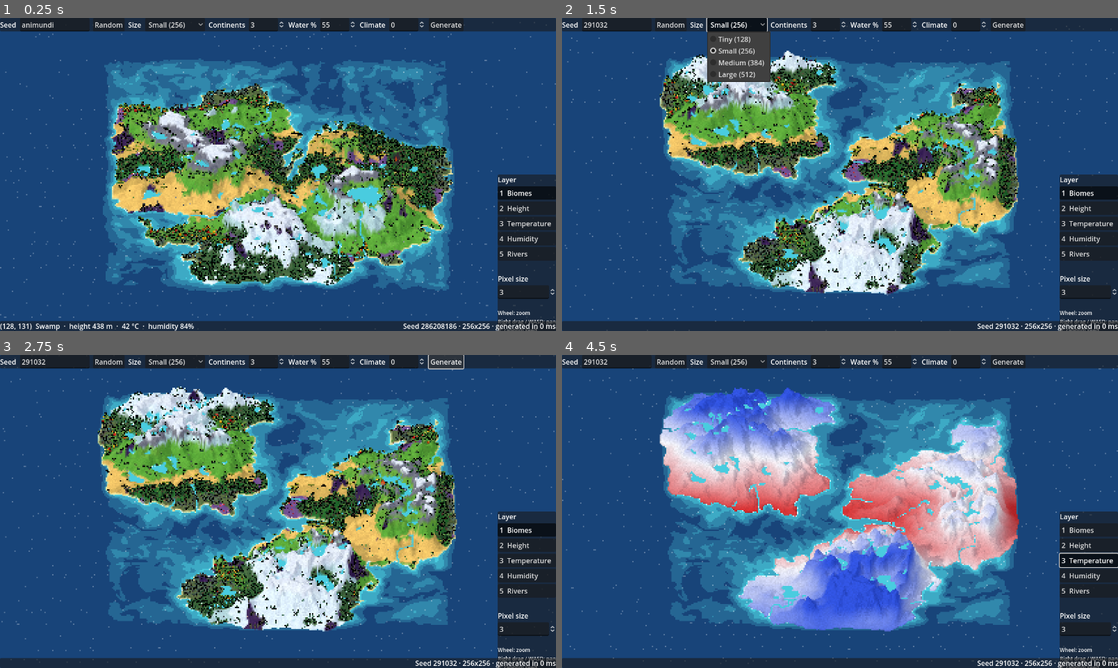
Above: before the commit, frames 1-4 (two rows, left to right).
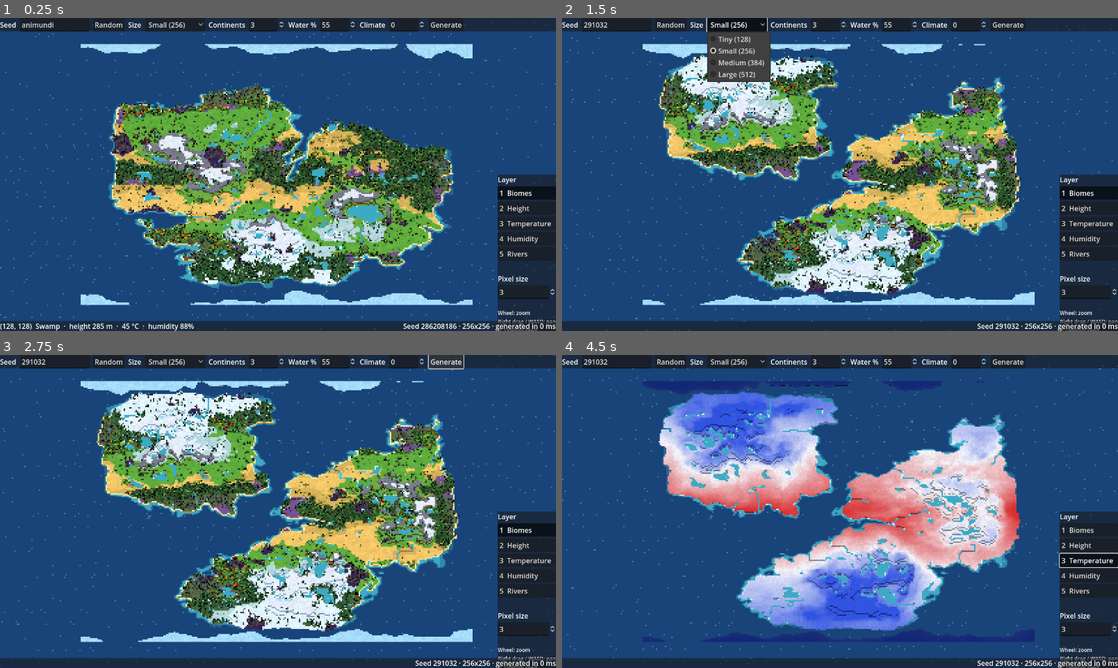
Above: after the commit, the same moments.

Repository: criptore/animundi
Game: Godot game, scene res://scenes/main.tscn
Same seed, same stepped clock (60 frames per second), same inputs: the game is played once before the commit and once after it.
Inputs:
- Up to frame 1 (0.25 s): no input
- Up to frame 2 (1.5 s): click "Random" at 0.5 s; click "Small (256)" at 1.25 s
- Up to frame 3 (2.75 s): click "Generate" at 2 s
- Up to frame 4 (4.5 s): click "1 Biomes" at 2.75 s; click "2 Height" at 3.5 s; click "3 Temperature" at 4.25 s

The runs differ from the first frame. In frame 1, 37% of the frame differs, in the area x 3-85%, y 8-100%; in frame 2, 36%; in frame 3, 37%; in frame 4, 32%.

Commit message:
Five-level terraced terrain, detailed plant sprites, remove Ratfolk
- World generation gains a levels stage: the heightmap is quantised into
  deep sea, shallow water, plain, hill and mountain, smoothed with a
  majority cellular automaton and constrained so neighbours differ by at
  most one level. Biomes follow the levels.
- The 3D terrain is built from flat terraces with dirt / rock cliff
  faces, about one tile per level; one water plane at sea level covers
  the sea, rivers and lakes.
- Tree and plant sprites are enlarged with Scale2x, outlines thinned to
  one pixel and detail painted (leaf texture, rim light, shading), so
  every sprite shares the characters' pixel density.
- Ratfolk are removed from the game, tools and docs (12 races).

Co-Authored-By: Claude Opus 5.5 <noreply@anthropic.com>
Claude-Session: https://claude.ai/code/session_01GoyuuhY9JrMPE9JVSkrvu8

Diff:
--- a/scripts/main.gd
+++ b/scripts/main.gd
@@ -24,7 +24,6 @@
 var _container := SubViewportContainer.new()
 var _viewport := SubViewport.new()
 var _terrain := MeshInstance3D.new()
-var _inland_water := MeshInstance3D.new()
 var _ocean := MeshInstance3D.new()
 var _vegetation := Node3D.new()
 var _camera := PixelCamera.new()
@@ -50,11 +49,9 @@
 
 	_style.add_lighting(_viewport)
 	_terrain.material_override = _style.terrain
-	_inland_water.material_override = _style.water
 	_ocean.material_override = _style.water
-	_inland_water.cast_shadow = GeometryInstance3D.SHADOW_CASTING_SETTING_OFF
 	_ocean.cast_shadow = GeometryInstance3D.SHADOW_CASTING_SETTING_OFF
-	for node in [_terrain, _inland_water, _ocean, _vegetation, _camera]:
+	for node in [_terrain, _ocean, _vegetation, _camera]:
 		_viewport.add_child(node)
 	_camera.current = true
 
@@ -69,7 +66,6 @@
 func generate() -> void:
 	world = WorldGenerator.generate(settings)
 	_heights = TerrainBuilder.heights(world)
-	_inland_water.mesh = TerrainBuilder.build_inland_water(world)
 	_style.water.set_shader_parameter("heightmap", TerrainBuilder.heightmap_texture(world, _heights))
 	_style.water.set_shader_parameter("map_size", Vector2(world.width, world.height))
 
@@ -143,13 +139,12 @@
 	var dir := _camera.project_ray_normal(p)
 	if dir.y >= -0.01:
 		return Vector2i(-1, -1)
-	var top := TerrainBuilder.HEIGHT_SCALE + 2.0
-	var t := (origin.y - top) / -dir.y
-	var t_end := (origin.y + TerrainBuilder.SEA_FLOOR + 2.0) / -dir.y
+	var t := (origin.y - TerrainBuilder.TOP - 0.5) / -dir.y
+	var t_end := (origin.y - TerrainBuilder.BOTTOM + 0.5) / -dir.y
 	while t < t_end:
 		var q := origin + dir * t
 		var inside := q.x >= 0.0 and q.z >= 0.0 and q.x <= world.width - 1 and q.z <= world.height - 1
 		if inside and q.y <= maxf(TerrainBuilder.sample(world, _heights, q.x, q.z), 0.0):
 			return Vector2i(roundi(q.x), roundi(q.z))
-		t += 0.25
+		t += 0.1
 	return Vector2i(-1, -1)
--- a/scripts/render3d/sprite_library.gd
+++ b/scripts/render3d/sprite_library.gd
@@ -8,8 +8,8 @@
 
 ## World units (tiles) per sprite pixel, by group: sets how big each kind of sprite stands.
 const SCALE := {
-	"trees": 0.12,
-	"plants": 0.055,
+	"trees": 0.03,
+	"plants": 0.0275,
 	"peoples": 0.028,
 	"races": 0.028,
 	"animals": 0.022,
--- a/scripts/render3d/terrain_builder.gd
+++ b/scripts/render3d/terrain_builder.gd
@@ -1,37 +1,32 @@
-## Builds the 3D meshes of a world: the terrain (one vertex per tile, coloured by biome or by a
-## data layer), the lake and river surfaces, and the heightmap texture the water shader reads.
+## Builds the 3D terrain of a world as terraces: every tile is a flat block at the height of its
+## level (deep sea, shallow water, plain, hill, mountain), with cliff faces where a neighbour is
+## lower (dirt under grass, rock under mountains, as in the biome reference sheet). Also builds the
+## heightmap texture the water shader reads for depth and shore foam.
 ##
-## World space: tile (x, y) is at (x, height, y); sea level is y = 0.
+## World space: tile (x, y) covers x-0.5..x+0.5, y-0.5..y+0.5 at (x, height, y); sea level is y = 0
+## and one water plane at y = 0 covers the sea, rivers and lakes (they all sit on the shallow level).
 extends RefCounted
 
 const WorldData = preload("res://scripts/world/world_data.gd")
 const Biomes = preload("res://scripts/world/biomes.gd")
 const MapRenderer = preload("res://scripts/render/map_renderer.gd")
 
-## Height of the highest peak above the sea, in tiles.
-const HEIGHT_SCALE := 24.0
-## Depth of the deepest sea, in tiles.
-const SEA_FLOOR := 7.0
-## Land starts this far above the sea so beaches don't flicker against the water.
-const SHORE_LIFT := 0.25
-## River beds and lake floors sit this far under their water surface.
-const BED_DEPTH := 0.7
+## Top height of each level (WorldData.Level), in tiles: about one tile between levels, so the
+## relief stays at the scale of the people and trees standing on it.
+const LEVEL_HEIGHT := [-1.4, -0.45, 0.3, 1.2, 2.3]
+## Ice floats just above the water.
+const ICE_HEIGHT := 0.06
+## Bottom of the cliff faces at the map edge.
+const FLOOR := -3.0
+## For hover picking: highest and lowest ground.
+const TOP := 2.3
+const BOTTOM := -1.4
 
 
 static func ground_height(world: WorldData, i: int) -> float:
-	match world.water[i]:
-		WorldData.Water.OCEAN:
-			return -0.3 - maxf(world.sea_depth(i), 0.0) * SEA_FLOOR
-		WorldData.Water.LAKE, WorldData.Water.RIVER:
-			return water_height(world, i) - BED_DEPTH
-	return SHORE_LIFT + maxf(world.land_height(i), 0.0) * HEIGHT_SCALE
-
-
-## Water surface height of a tile (0 for the sea).
-static func water_height(world: WorldData, i: int) -> float:
-	if world.water[i] == WorldData.Water.OCEAN:
-		return 0.0
-	return SHORE_LIFT + maxf(world.surface_height(i), 0.0) * HEIGHT_SCALE
+	if world.biome[i] == Biomes.ICE:
+		return ICE_HEIGHT
+	return LEVEL_HEIGHT[world.level[i]]
 
 
 ## Ground height of every tile, used for meshes, vegetation and mouse picking.
@@ -43,99 +38,92 @@
 	return h
 
 
-## Ground height anywhere on the map, interpolated between tile centres.
+## Ground height under a point: the top of the tile it stands on (terraces are flat).
 static func sample(world: WorldData, h: PackedFloat32Array, x: float, z: float) -> float:
-	x = clampf(x, 0.0, world.width - 1.001)
-	z = clampf(z, 0.0, world.height - 1.001)
-	var x0 := int(x)
-	var z0 := int(z)
-	var fx := x - x0
-	var fz := z - z0
-	var a := lerpf(h[world.index(x0, z0)], h[world.index(x0 + 1, z0)], fx)
-	var b := lerpf(h[world.index(x0, z0 + 1)], h[world.index(x0 + 1, z0 + 1)], fx)
-	return lerpf(a, b, fz)
+	var tx := clampi(roundi(x), 0, world.width - 1)
+	var tz := clampi(roundi(z), 0, world.height - 1)
+	return h[world.index(tx, tz)]
+
+
+## Colour of the cliff face under a tile of biome `b`.
+static func side_color(b: int) -> Color:
+	match b:
+		Biomes.BEACH, Biomes.DESERT, Biomes.SAVANNA:
+			return Color("#c89a58")
+		Biomes.SNOW, Biomes.ICE, Biomes.TUNDRA, Biomes.PEAK:
+			return Color("#9fb8c8")
+		Biomes.MOUNTAIN:
+			return Color("#5c5e68")
+		Biomes.VOLCANIC, Biomes.LAVA:
+			return Color("#2c2428")
+		Biomes.MUSHROOM, Biomes.CURSED:
+			return Color("#4a3448")
+		Biomes.DEEP_WATER, Biomes.WATER:
+			return Color("#c8b070")
+	return Color("#7a5232")  # dirt under grass, forest, jungle, swamp, taiga, hills
 
 
 ## Terrain mesh. `layer` is "Biomes" or one of the data layers of MapRenderer.
 ## Colours are used as they are: the renderer (GL Compatibility) lights them directly.
 static func build_terrain(world: WorldData, h: PackedFloat32Array, layer := "Biomes",
 		renderer: MapRenderer = null) -> ArrayMesh:
-	var w := world.width
-	var d := world.height
 	var verts := PackedVector3Array()
 	var normals := PackedVector3Array()
 	var colors := PackedColorArray()
-	verts.resize(w * d)
-	normals.resize(w * d)
-	colors.resize(w * d)
 	var jitter := FastNoiseLite.new()
 	jitter.seed = world.seed_value
 	jitter.frequency = 0.15
-	for z in d:
-		for x in w:
+	var sides := [[Vector2i(1, 0), Vector3(1, 0, 0)], [Vector2i(-1, 0), Vector3(-1, 0, 0)],
+			[Vector2i(0, 1), Vector3(0, 0, 1)], [Vector2i(0, -1), Vector3(0, 0, -1)]]
+	for z in world.height:
+		for x in world.width:
 			var i := world.index(x, z)
-			verts[i] = Vector3(x, h[i], z)
-			var hl := h[world.index(maxi(x - 1, 0), z)]
-			var hr := h[world.index(mini(x + 1, w - 1), z)]
-			var hu := h[world.index(x, maxi(z - 1, 0))]
-			var hd := h[world.index(x, mini(z + 1, d - 1))]
-			normals[i] = Vector3(hl - hr, 2.0, hu - hd).normalized()
+			var top := h[i]
+			var c: Color
 			if layer == "Biomes" or renderer == null:
-				var c: Color = Biomes.COLORS[world.biome[i]]
-				# Gentle patchiness so big biomes are not flat colour.
-				var v := jitter.get_noise_2d(x, z) * 0.07
-				colors[i] = Color(c.r + v, c.g + v, c.b + v * 0.5)
+				var base: Color = Biomes.COLORS[world.biome[i]]
+				# Gentle patchiness so big biomes are not one flat colour.
+				var v := jitter.get_noise_2d(x, z) * 0.05
+				c = Color(base.r + v, base.g + v, base.b + v * 0.5)
 			else:
-				colors[i] = renderer.layer_color(world, i, layer)
-	var indices := PackedInt32Array()
-	indices.resize((w - 1) * (d - 1) * 6)
-	var k := 0
-	for z in d - 1:
-		for x in w - 1:
-			var a := world.index(x, z)
-			var b := a + 1
-			var c := a + w
-			var e := c + 1
-			indices[k] = a
-			indices[k + 1] = b
-			indices[k + 2] = c
-			indices[k + 3] = b
-			indices[k + 4] = e
-			indices[k + 5] = c
-			k += 6
+				c = renderer.layer_color(world, i, layer)
+			_quad(verts, normals, colors, Vector3(x - 0.5, top, z - 0.5), Vector3(1, 0, 0), Vector3(0, 0, 1), Vector3.UP, c)
+			var wall: Color = side_color(world.biome[i]) if layer == "Biomes" or renderer == null else c.darkened(0.3)
+			for s in sides:
+				var d: Vector2i = s[0]
+				var n: Vector3 = s[1]
+				var below := FLOOR
+				if world.in_bounds(x + d.x, z + d.y):
+					below = h[world.index(x + d.x, z + d.y)]
+				if below >= top:
+					continue
+				# A vertical face along the tile edge on side n, from `below` up to `top`.
+				var centre := Vector3(x, 0, z) + n * 0.5
+				var along := Vector3(-n.z, 0, n.x)
+				_quad(verts, normals, colors, centre - along * 0.5 + Vector3(0, below, 0), along, Vector3(0, top - below, 0), n, wall)
 	var arrays := []
 	arrays.resize(Mesh.ARRAY_MAX)
 	arrays[Mesh.ARRAY_VERTEX] = verts
 	arrays[Mesh.ARRAY_NORMAL] = normals
 	arrays[Mesh.ARRAY_COLOR] = colors
-	arrays[Mesh.ARRAY_INDEX] = indices
 	var mesh := ArrayMesh.new()
 	mesh.add_surface_from_arrays(Mesh.PRIMITIVE_TRIANGLES, arrays)
 	return mesh
 
 
-## One flat quad per lake or river tile, at its water surface. (The sea is a separate plane.)
-static func build_inland_water(world: WorldData) -> ArrayMesh:
-	var st := SurfaceTool.new()
-	st.begin(Mesh.PRIMITIVE_TRIANGLES)
-	var count := 0
-	for z in world.height:
-		for x in world.width:
-			var i := world.index(x, z)
-			if world.water[i] != WorldData.Water.LAKE and world.water[i] != WorldData.Water.RIVER:
-				continue
-			if world.biome[i] == Biomes.ICE:
-				continue
-			var y := water_height(world, i)
-			var p := [Vector3(x - 0.5, y, z - 0.5), Vector3(x + 0.5, y, z - 0.5),
-					Vector3(x - 0.5, y, z + 0.5), Vector3(x + 0.5, y, z + 0.5)]
-			for v in [p[0], p[1], p[2], p[1], p[3], p[2]]:
-				st.set_normal(Vector3.UP)
-				st.add_vertex(v)
-			count += 1
-	if count == 0:
-		return null
-	return st.commit()
+## Appends the quad origin, origin+u, origin+v, origin+u+v (two triangles, facing `normal`).
+static func _quad(verts: PackedVector3Array, normals: PackedVector3Array, colors: PackedColorArray,
+		origin: Vector3, u: Vector3, v: Vector3, normal: Vector3, color: Color) -> void:
+	var a := origin
+	var b := origin + u
+	var c := origin + v
+	var d := origin + u + v
+	# Wind so the face is front-facing (clockwise seen from `normal`).
+	var tri := [a, b, c, b, d, c] if u.cross(v).dot(normal) < 0.0 else [a, c, b, b, c, d]
+	for p in tri:
+		verts.append(p)
+		normals.append(normal)
+		colors.append(color)
 
 
 ## Ground heights as a float texture (one texel per tile) for the water shader's depth and foam.
--- a/scripts/world/biomes.gd
+++ b/scripts/world/biomes.gd
@@ -36,7 +36,6 @@
 const PEAK_HEIGHT := 0.94
 const MOUNTAIN_HEIGHT := 0.8
 const HILLS_HEIGHT := 0.6
-const BEACH_HEIGHT := 0.05
 # Sea depth below which water turns deep (0 = shore, 1 = deepest point).
 const DEEP_WATER_DEPTH := 0.14
 # Temperature under which water freezes.
--- a/scripts/world/races.gd
+++ b/scripts/world/races.gd
@@ -1,4 +1,4 @@
-## The fixed pool of 13 races (docs/GAME_DESIGN.md § 8): base colours and visual traits.
+## The fixed pool of 12 races (docs/GAME_DESIGN.md § 8): base colours and visual traits.
 ## Same data as the 2D sprites in art/sprites.py; each world varies them later.
 extends RefCounted
 
@@ -28,8 +28,6 @@
 			"banner": "#f49ac1", "magic": "#fff0a0", "traits": ["short", "wings"]},
 	"Bullfolk": {"skin": "#b07a50", "hair": "#5a3a1e", "clothes": "#a03a32", "legs": "#5a3a1e",
 			"banner": "#f08a2a", "magic": "#d83a3a", "traits": ["horns"]},
-	"Ratfolk": {"skin": "#9a9aa6", "hair": "#8a8a96", "clothes": "#4a4a58", "legs": "#5e5e6a",
-			"banner": "#55663a", "magic": "#9ad65a", "traits": ["round_ears", "tail"]},
 	"Undead": {"skin": "#e8e0c8", "hair": "#3d3d4a", "clothes": "#5e3a7a", "legs": "#3d3d4a",
 			"banner": "#4f2470", "magic": "#b07ad0", "traits": ["sockets"]},
 }
--- a/scripts/world/world_data.gd
+++ b/scripts/world/world_data.gd
@@ -2,6 +2,9 @@
 extends RefCounted
 
 enum Water { LAND, OCEAN, LAKE, RIVER }
+## The five terrain levels (docs/GAME_DESIGN.md § 3.2): every tile sits on one of them, and two
+## neighbouring tiles never differ by more than one level.
+enum Level { DEEP_SEA, SHALLOW, PLAIN, HILL, MOUNTAIN }
 
 var width: int
 var height: int
@@ -14,8 +17,6 @@
 var temperature := PackedFloat32Array()
 ## 0 = bone dry, 1 = soaked.
 var humidity := PackedFloat32Array()
-## Height of the water surface on lake and river tiles (lakes are flat), same scale as elevation.
-var water_surface := PackedFloat32Array()
 ## Water collected from all the tiles upstream (rivers are where it gets large).
 var flow := PackedFloat32Array()
 ## Tile that water flows to from each tile, -1 for sea tiles.
@@ -24,6 +25,8 @@
 var water := PackedByteArray()
 ## One of the ids in biomes.gd.
 var biome := PackedByteArray()
+## One of Level.
+var level := PackedByteArray()
 ## Volcano centre tiles.
 var volcanoes := PackedInt32Array()
 ## Milliseconds spent in each generation stage, for the HUD and tuning.
@@ -35,12 +38,13 @@
 	height = h
 	seed_value = seed_v
 	var n := w * h
-	for arr in [elevation, temperature, humidity, flow, water_surface]:
+	for arr in [elevation, temperature, humidity, flow]:
 		arr.resize(n)
 	downstream.resize(n)
 	downstream.fill(-1)
 	water.resize(n)
 	biome.resize(n)
+	level.resize(n)
 
 
 func size() -> int:
@@ -65,10 +69,5 @@
 	return (sea_level - elevation[i]) / sea_level
 
 
-## Like land_height, for the water surface of a lake or river tile.
-func surface_height(i: int) -> float:
-	return (water_surface[i] - sea_level) / (1.0 - sea_level)
-
-
 func is_water(i: int) -> bool:
 	return water[i] != Water.LAND
--- a/scripts/world/world_generator.gd
+++ b/scripts/world/world_generator.gd
@@ -18,6 +18,7 @@
 	_timed(world, "shape", func(): _shape(world, settings, rng))
 	_timed(world, "climate", func(): _climate(world, settings, rng))
 	_timed(world, "hydrology", func(): _hydrology(world, settings))
+	_timed(world, "levels", func(): _levels(world))
 	_timed(world, "biomes", func(): _biomes(world, settings, rng))
 	return world
 
@@ -310,10 +311,6 @@
 		if world.water[i] == WorldData.Water.LAND and world.flow[i] > threshold:
 			world.water[i] = WorldData.Water.RIVER
 
-	for i in order:
-		if world.water[i] == WorldData.Water.LAKE or world.water[i] == WorldData.Water.RIVER:
-			world.water_surface[i] = filled[i]
-
 	# Fresh water makes the land around it greener.
 	var wet := world.humidity.duplicate()
 	for i in order:
@@ -356,7 +353,75 @@
 				world.water[i] = WorldData.Water.LAND
 
 
-# ------------------------------------------------------------------------------ 4. biomes
+# ------------------------------------------------------------------------------ 4. levels
+
+## Terraced terrain with five levels: deep sea, shallow water (coasts, rivers, lakes), plain,
+## hill, mountain.
+##  1. Quantise: sea tiles by depth, land tiles by height band.
+##  2. Smooth with a cellular automaton: each land tile takes the majority level of its 3x3
+##     neighbourhood (removes lone bumps and pits, gives clean plateaus).
+##  3. Stair constraint: neighbours differ by at most one level. Land is lowered towards lower
+##     neighbours (mountains get a ring of hills, coasts and river banks are plains), and deep sea
+##     next to land becomes shallow. Water tiles (sea, rivers, lakes) keep their water level.
+static func _levels(world: WorldData) -> void:
+	var w := world.width
+	var h := world.height
+	var L := WorldData.Level
+	for i in world.size():
+		match world.water[i]:
+			WorldData.Water.OCEAN:
+				world.level[i] = L.DEEP_SEA if world.sea_depth(i) > Biomes.DEEP_WATER_DEPTH else L.SHALLOW
+			WorldData.Water.LAKE, WorldData.Water.RIVER:
+				world.level[i] = L.SHALLOW
+			_:
+				var e := world.land_height(i)
+				world.level[i] = L.MOUNTAIN if e > Biomes.MOUNTAIN_HEIGHT else (L.HILL if e > Biomes.HILLS_HEIGHT else L.PLAIN)
+
+	for _pass in 2:
+		var next := world.level.duplicate()
+		for y in h:
+			for x in w:
+				var i := world.index(x, y)
+				if world.is_water(i):
+					continue
+				var votes := [0, 0, 0, 0, 0]
+				for dy in range(-1, 2):
+					for dx in range(-1, 2):
+						if world.in_bounds(x + dx, y + dy):
+							var j := world.index(x + dx, y + dy)
+							if not world.is_water(j):
+								votes[world.level[j]] += 1
+				var best: int = world.level[i]
+				for lv in range(L.PLAIN, L.MOUNTAIN + 1):
+					if votes[lv] > votes[best]:
+						best = lv
+				next[i] = best
+		world.level = next
+
+	var changed := true
+	while changed:
+		changed = false
+		for y in h:
+			for x in w:
+				var i := world.index(x, y)
+				var lo := 99
+				var hi := -1
+				for d in NEIGHBOURS_4:
+					var nx: int = x + d.x
+					var ny: int = y + d.y
+					if world.in_bounds(nx, ny):
+						var lv: int = world.level[world.index(nx, ny)]
+						lo = mini(lo, lv)
+						hi = maxi(hi, lv)
+				if not world.is_water(i) and world.level[i] > maxi(lo + 1, L.PLAIN):
+					world.level[i] = maxi(lo + 1, L.PLAIN)
+					changed = true
+				elif world.water[i] == WorldData.Water.OCEAN and world.level[i] < hi - 1:
+					world.level[i] = mini(hi - 1, L.SHALLOW)
+					changed = true
+
+
+# ------------------------------------------------------------------------------ 5. biomes
 
 static func _biomes(world: WorldData, s, rng: SeededRng) -> void:
 	var w := world.width
@@ -375,7 +440,7 @@
 			var b: int
 			match world.water[i]:
 				WorldData.Water.OCEAN:
-					b = Biomes.DEEP_WATER if world.sea_depth(i) > Biomes.DEEP_WATER_DEPTH else Biomes.WATER
+					b = Biomes.DEEP_WATER if world.level[i] == WorldData.Level.DEEP_SEA else Biomes.WATER
 					if t < Biomes.ICE_TEMPERATURE:
 						b = Biomes.ICE
 				WorldData.Water.LAKE, WorldData.Water.RIVER:
@@ -397,14 +462,13 @@
 static func _land_biome(world: WorldData, i: int, x: int, y: int) -> int:
 	var e := world.land_height(i)
 	var t := world.temperature[i]
-	if e > Biomes.PEAK_HEIGHT:
-		return Biomes.PEAK
-	if e > Biomes.MOUNTAIN_HEIGHT:
-		return Biomes.MOUNTAIN if t > 0.12 else Biomes.PEAK
-	if e < Biomes.BEACH_HEIGHT and t > 0.25 and _touches_ocean(world, x, y):
+	var lv := world.level[i]
+	if lv == WorldData.Level.MOUNTAIN:
+		return Biomes.PEAK if e > Biomes.PEAK_HEIGHT or t <= 0.12 else Biomes.MOUNTAIN
+	if lv == WorldData.Level.PLAIN and t > 0.25 and _touches_ocean(world, x, y):
 		return Biomes.BEACH
 	var b := Biomes.classify_climate(t, world.humidity[i], e < 0.12)
-	if e > Biomes.HILLS_HEIGHT and (b == Biomes.GRASSLAND or b == Biomes.FOREST or b == Biomes.SAVANNA):
+	if lv == WorldData.Level.HILL and (b == Biomes.GRASSLAND or b == Biomes.FOREST or b == Biomes.SAVANNA):
 		return Biomes.HILLS
 	return b
 
--- a/shaders/water.gdshader
+++ b/shaders/water.gdshader
@@ -11,7 +11,7 @@
 uniform vec4 deep_color : source_color = vec4(0.08, 0.27, 0.6, 1.0);
 uniform vec4 foam_color : source_color = vec4(0.93, 0.98, 1.0, 1.0);
 // Depth (in tiles) at which water reaches its deepest colour.
-uniform float full_depth = 6.0;
+uniform float full_depth = 1.5;
 
 varying vec3 world_pos;
 
@@ -37,7 +37,7 @@
 	c = mix(c, foam_color.rgb, glint * 0.55 * (1.0 - band * 0.5));
 
 	// Foam: a band along the shore that swells and shrinks.
-	float swell = 0.18 + 0.12 * sin(TIME * 1.8 + (world_pos.x + world_pos.z) * 0.6);
+	float swell = 0.1 + 0.08 * sin(TIME * 1.8 + (world_pos.x + world_pos.z) * 0.6);
 	float foam = step(depth, swell);
 	c = mix(c, foam_color.rgb, foam * 0.85);
 
--- a/tests/test_world.gd
+++ b/tests/test_world.gd
@@ -27,6 +27,7 @@
 	test_renderer()
 	test_terrain_mesh()
 	test_vegetation()
+	test_levels()
 	print("\n%s (%d failed)" % ["FAILED" if _failures else "ALL PASSED", _failures])
 	quit(_failures)
 
@@ -134,13 +135,31 @@
 	var h := TerrainBuilder.heights(w)
 	var mesh := TerrainBuilder.build_terrain(w, h)
 	var arrays := mesh.surface_get_arrays(0)
-	check((arrays[Mesh.ARRAY_VERTEX] as PackedVector3Array).size() == 64 * 64, "terrain has one vertex per tile")
+	check((arrays[Mesh.ARRAY_VERTEX] as PackedVector3Array).size() >= 64 * 64 * 6, "terrain has a flat top for every tile")
 	var ok := true
 	for i in w.size():
 		var land := w.water[i] == WorldData.Water.LAND
-		if land and h[i] <= 0.0 or w.water[i] == WorldData.Water.OCEAN and h[i] >= 0.0:
+		var sea_floor := w.water[i] == WorldData.Water.OCEAN and w.biome[i] != Biomes.ICE
+		if land and h[i] <= 0.0 or sea_floor and h[i] >= 0.0:
 			ok = false
-	check(ok, "land is above the sea plane and sea floor below it")
+	check(ok, "land is above the sea plane and sea floor below it (sea ice floats on it)")
+
+
+func test_levels() -> void:
+	var w := make("levels", 128)
+	var ok := true
+	var used := {}
+	for y in w.height:
+		for x in w.width:
+			var i := w.index(x, y)
+			used[w.level[i]] = true
+			for d in [Vector2i(1, 0), Vector2i(0, 1)]:
+				if w.in_bounds(x + d.x, y + d.y) and absi(int(w.level[i]) - int(w.level[w.index(x + d.x, y + d.y)])) > 1:
+					ok = false
+			if w.is_water(i) != (w.level[i] <= WorldData.Level.SHALLOW):
+				ok = false
+	check(ok, "neighbouring tiles differ by at most one level, water sits on the two water levels")
+	check(used.size() == 5, "all five levels are used (%d)" % used.size())
 
 
 func test_vegetation() -> void:
--- a/tools/asset_sheet.gd
+++ b/tools/asset_sheet.gd
@@ -56,7 +56,7 @@
 
 	match _sheet:
 		"peoples":
-			_title = "Animundi · Peoples (13 races × 4 roles)"
+			_title = "Animundi · Peoples (12 races × 4 roles)"
 			_build_peoples()
 		"creatures":
 			_title = "Animundi · Animals and monsters"
@@ -104,9 +104,9 @@
 		if col == 11:
 			col = 0
 			row += 1
-	_water(Vector3(col * 2.1 + 1.0, 0, 7.0 + row * 2.4), Vector2(3.6, 1.6), -0.4)
+	_water(Vector3(col * 2.1 + 1.0, 0, 7.0 + row * 2.4), Vector2(3.6, 1.6), -0.45)
 	_label("Shallow water", Vector3(col * 2.1 + 1.0, 0, 7.0 + row * 2.4 + 1.15), 12)
-	_water(Vector3((col + 2) * 2.1 + 1.0, 0, 7.0 + row * 2.4), Vector2(3.6, 1.6), -6.0)
+	_water(Vector3((col + 2) * 2.1 + 1.0, 0, 7.0 + row * 2.4), Vector2(3.6, 1.6), -1.4)
 	_label("Deep water", Vector3((col + 2) * 2.1 + 1.0, 0, 7.0 + row * 2.4 + 1.15), 12)
 
 
Binary file changed: art/sheet_peoples.png
Not shown, changed: assets/sprites/animals/Bear.png.import
Not shown, changed: assets/sprites/animals/Chicken.png.import
Not shown, changed: assets/sprites/animals/Cow.png.import
Not shown, changed: assets/sprites/animals/Crab.png.import
Not shown, changed: assets/sprites/animals/Deer.png.import
Not shown, changed: assets/sprites/animals/Fish.png.import
Not shown, changed: assets/sprites/animals/Fox.png.import
Not shown, changed: assets/sprites/animals/Horse.png.import
Not shown, changed: assets/sprites/animals/Pig.png.import
Not shown, changed: assets/sprites/animals/Rabbit.png.import
Not shown, changed: assets/sprites/animals/Sheep.png.import
(and 123 more such lines)
